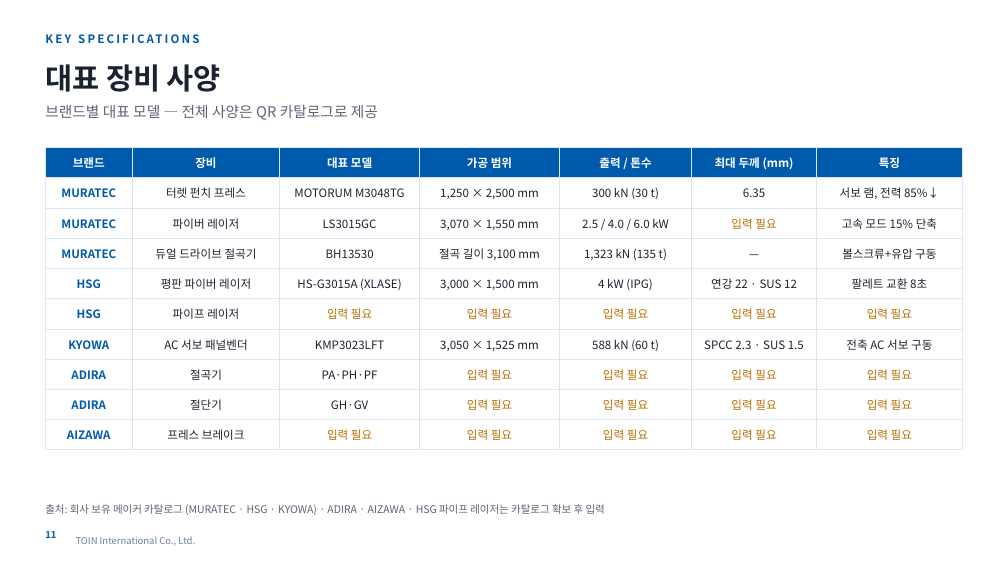
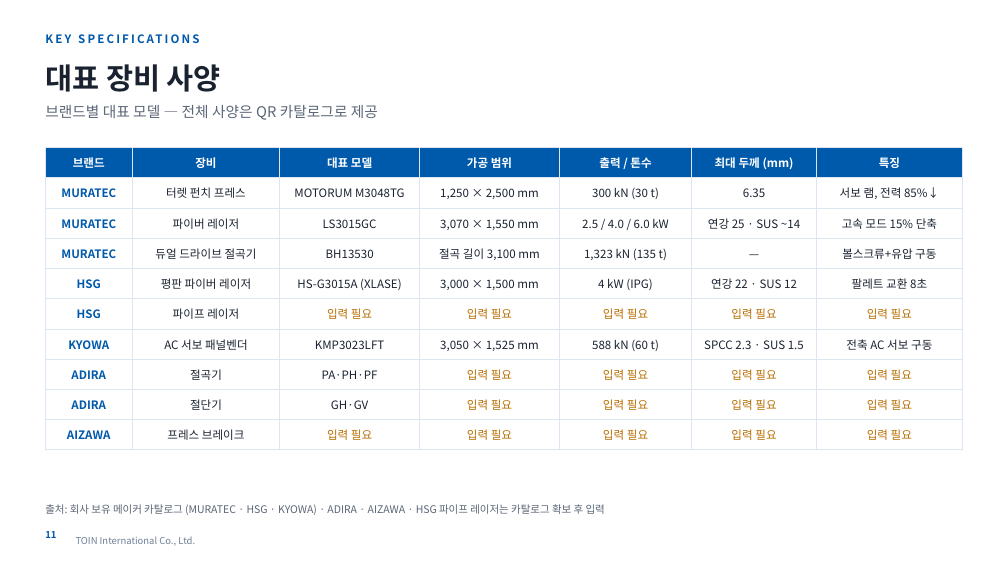
Before and after one commit to zeaus81/search, a slide deck: slide 11 of company_profile_2027/TOIN_회사소개서_2027_KR.pptx. Drawn at 1008x567 pixels with LibreOffice and Linux fonts; fonts in the diff are those of the drawing; background and template pictures are left out. Boxes give left, top, right and bottom in pixels: in the first picture for what was removed or moved away, otherwise in the second. Text is boxed around its words. In the diff, an @@ line names an element or a change of style, - is before the commit and + after.

```diff
--- a/company_profile_2027/TOIN_회사소개서_2027_KR.pptx
+++ b/company_profile_2027/TOIN_회사소개서_2027_KR.pptx
@@ table at <box>45,147,963,444</box> @@
-row 3, column 6: 입력 필요
+row 3, column 6: 연강 25 · SUS ~14
```
Also in this commit, not shown: 2 other files.
